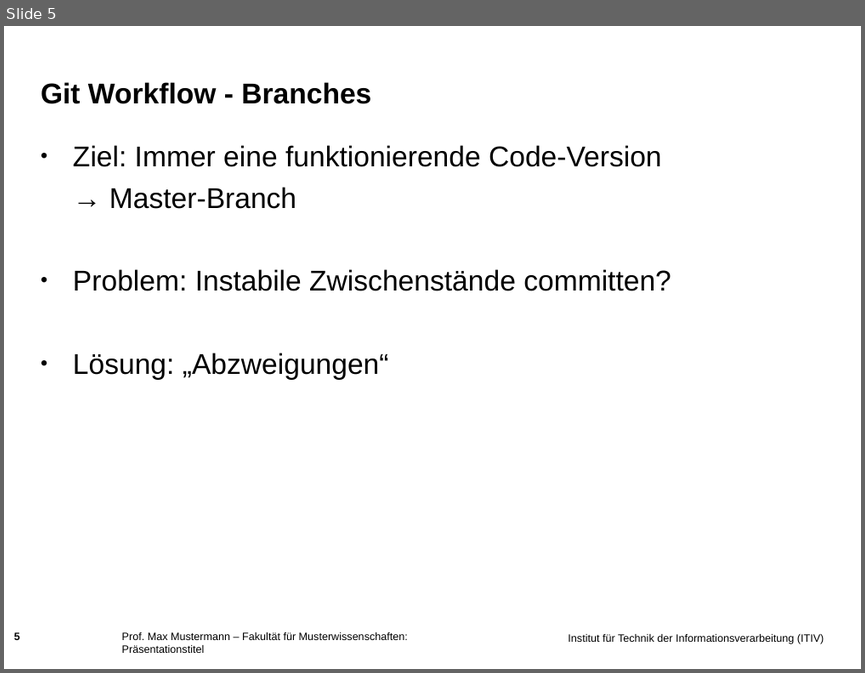
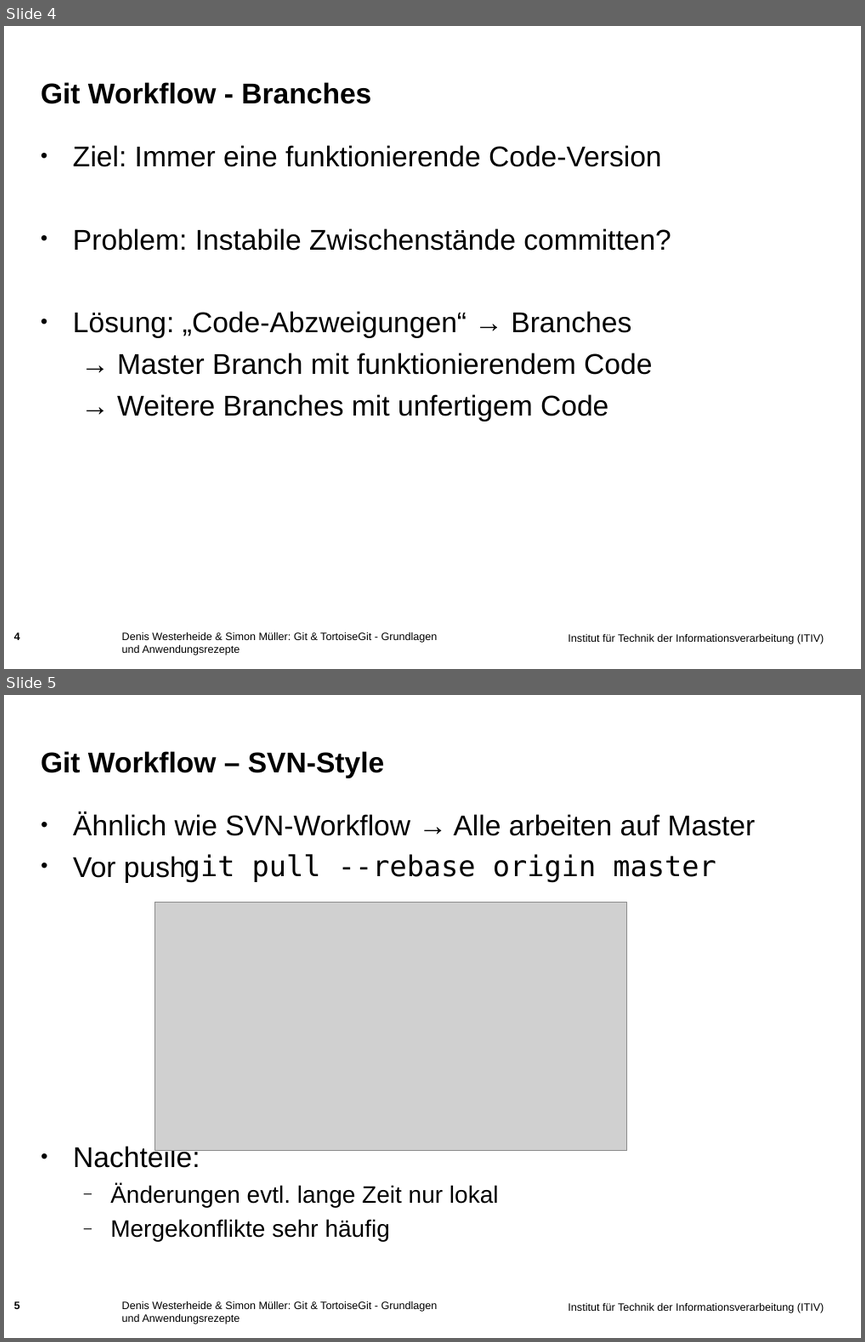
Before and after one commit to muellesi/PSE_2018, a slide deck: Präsentation/Simon/Praesentationsfolien_Simon.ppt. Shown one above the other, each under a label of ours: slide 5 before the commit, slides 4 and 5 after it. The pictures are 865x673 and 865x1342 pixels, drawn with LibreOffice and Linux fonts; fonts in the diff are those of the drawing; grey boxes stand for pictures; background and template pictures are left out. Boxes give left, top, right and bottom in pixels: in the first picture for what was removed or moved away, otherwise in the second. Text is boxed around its words. In the diff, an @@ line names an element or a change of style, - is before the commit and + after.

```diff
--- a/Präsentation/Simon/Praesentationsfolien_Simon.ppt
+++ b/Präsentation/Simon/Praesentationsfolien_Simon.ppt
@@ slide 5 added at (4,695,861,1338), background picture (left out); not listed: 1 template element that a slide beside it also shows @@
@@ title added at (41,751,385,778), 24 pt, text #000000, bold @@
+Git Workflow – SVN-Style
@@ text added at (73,812,755,1241), 24 pt, text #000000 @@
+• Ähnlich wie SVN-Workflow → Alle arbeiten auf Master
+• Vor push:
+• Nachteile:
+  – Änderungen evtl. lange Zeit nur lokal
+  – Mergekonflikte sehr häufig
@@ text added at (183,854,715,882), 24 pt, text #000000 @@
+git pull --rebase origin master
@@ picture added at (154,902,627,1150) @@
@@ page number added at (14,1300,20,1311), 9 pt, text #000000, bold @@
+5
@@ text added at (122,1301,438,1324), 9 pt, text #000000 @@
+Denis Westerheide & Simon Müller: Git & TortoiseGit - Grundlagen und Anwendungsrezepte
@@ what was slide 5 is now slide 4 @@
@@ slide 4 changed as well @@
@@ text at (109,187,296,209): paragraph removed @@
-→ Master-Branch
@@ text at (73,311,652,421): text changed @@
-• Lösung: „Abzweigungen“
+• Lösung: „Code-Abzweigungen“ → Branches
+→ Master Branch mit funktionierendem Code
+→ Weitere Branches mit unfertigem Code
@@ page number at (14,632,20,640): text changed @@
-5
+4
@@ text at (122,632,438,655): text changed @@
-Prof. Max Mustermann – Fakultät für Musterwissenschaften: Präsentationstitel
+Denis Westerheide & Simon Müller: Git & TortoiseGit - Grundlagen und Anwendungsrezepte
```
Also in this commit, not shown: 8 other slides changed, 2 other slides added, 4 slides removed, 4 other files.
